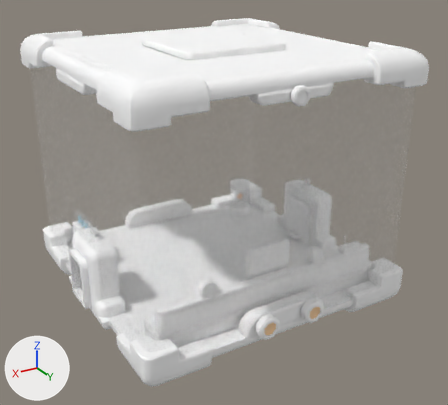
The FBX model Assets/Art/Materials/Models/Spaceship/Spaceship.fbx, before and after one commit.
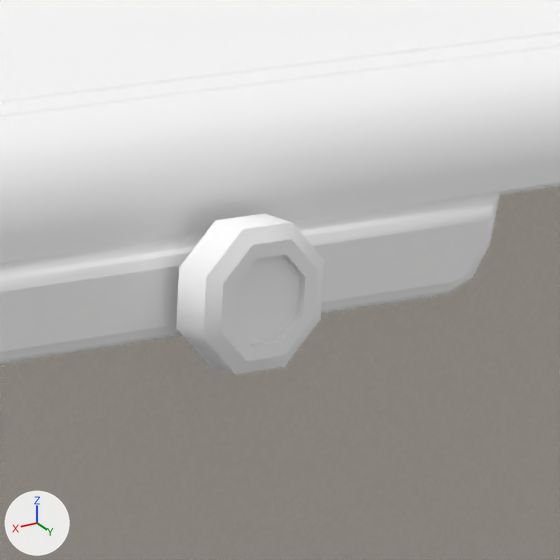
There are two pictures of each version: one whole from a camera (50 mm lens) standing at (47.5, 83.5, 52.6) and looking at (-0.6, 3.3, 12.4), one close up on the part from 60% to 76% of the width and 14% to 32% of the height. The axes (+X, +Y, +Z) are drawn at lower left. The lights are the same throughout. The older version's two pictures come first. Where no turn or scale is listed for an object, it has been applied to the vertices. Vertices at exactly the same position are counted once.

Objects in the first close-up: 'Glass_External', 'Spaceship_2', 'Spaceship_6', 'Spaceship_8', 'Spaceship_9'.
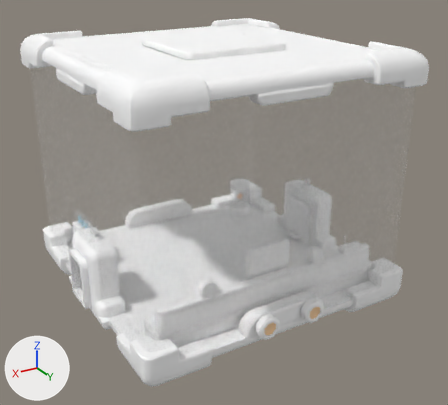
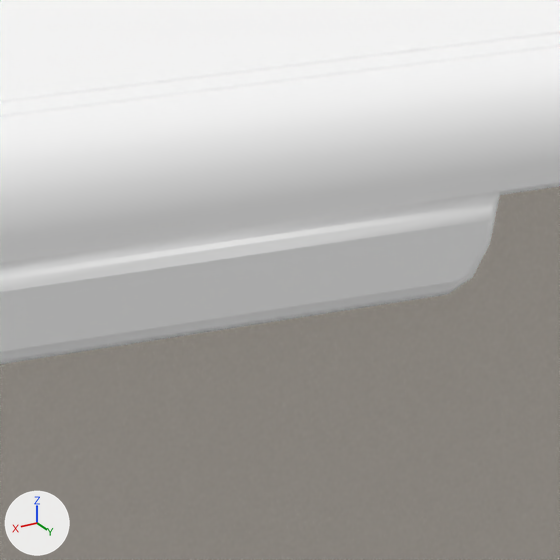
Changed parts and their boxes [x1, y1, x2, y2] in the close-ups (560 x 560 px):
'Spaceship_9', reshaped (not visible afterwards): before [176, 214, 324, 375]

The edits, one by one:
me_cylinder_001 is used by ob_spaceship_9; location (0.0, 22.2, 1.5).
me_cylinder_001 had 192 vertices, 172 faces and spanned x -5.7..5.7, y 0.0..1.5, z -1.7..33.9.
me_cylinder_001 now has 114 vertices, 104 faces and spans x -5.7..5.7, y 0.0..1.5, z -1.7..1.7.
me_cylinder_001 part 1: the loose piece of 78 vertices spanning x -1.2..1.2, y 0.0..1.1, z 31.5..33.9 is deleted.
